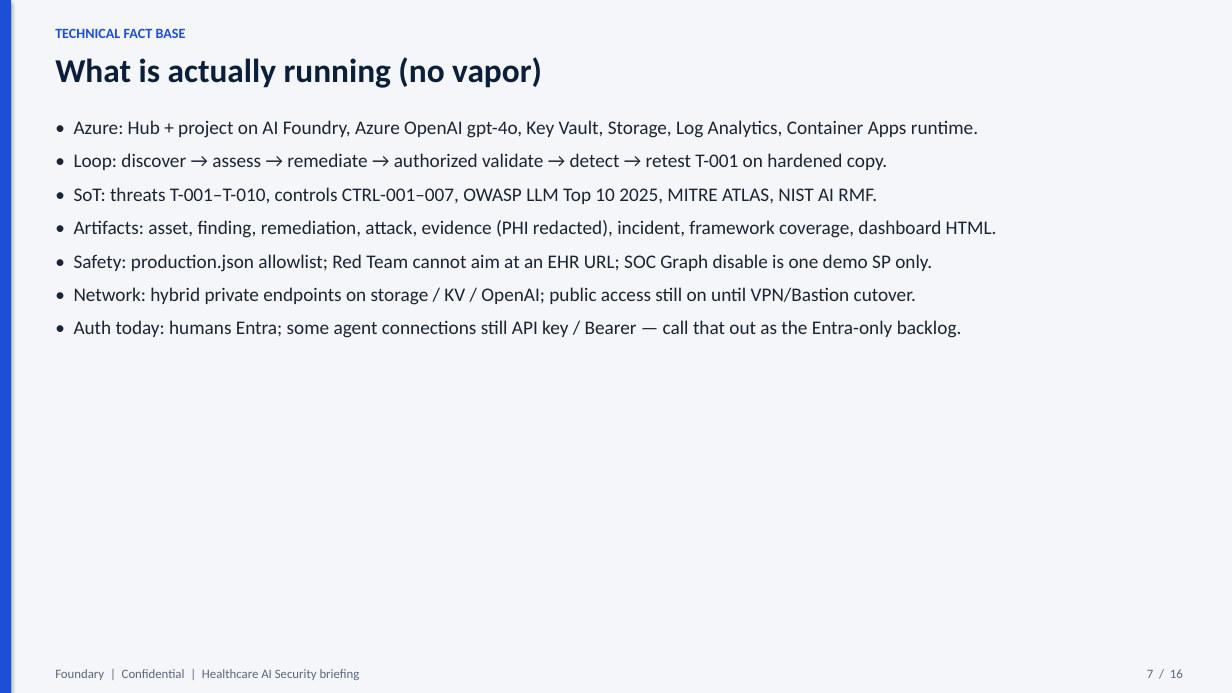
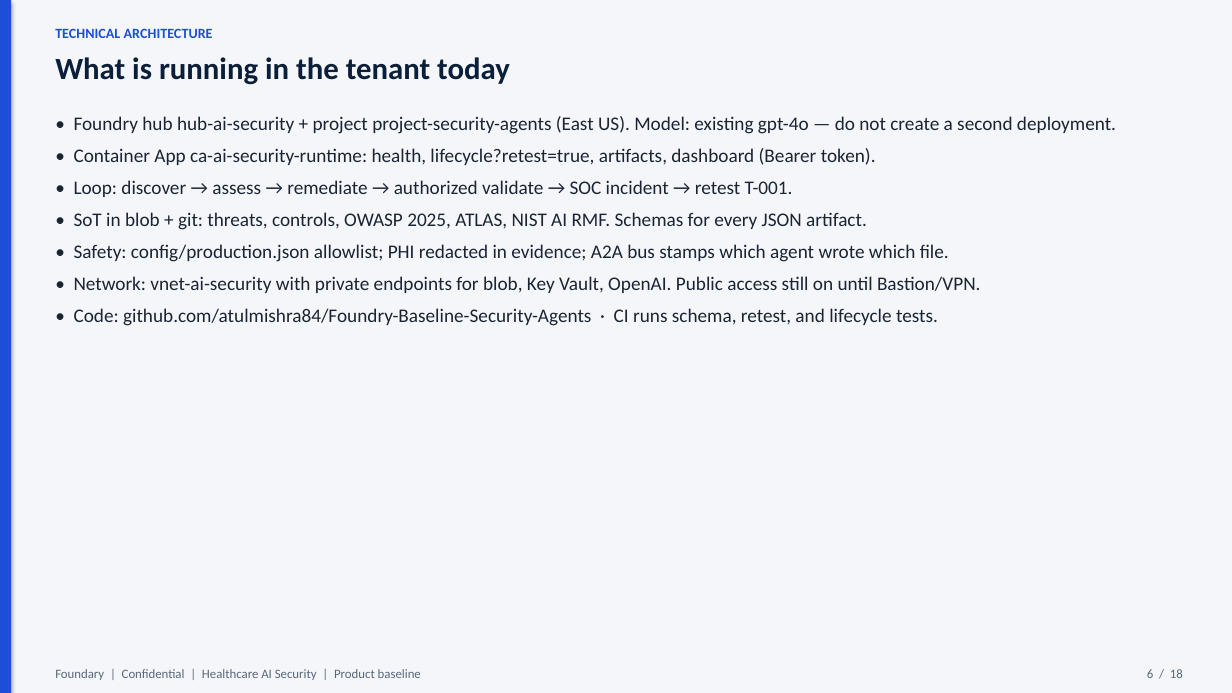
Before and after one commit to atulmishra84/Foundry-Baseline-Security-Agents, a slide deck: slide 6 of docs/Foundary-Healthcare-AI-Security-Brief.pptx (slide 7 before the commit). Drawn at 1232x693 pixels with LibreOffice and Linux fonts; fonts in the diff are those of the drawing. Boxes give left, top, right and bottom in pixels: in the first picture for what was removed or moved away, otherwise in the second. Text is boxed around its words. In the diff, an @@ line names an element or a change of style, - is before the commit and + after.

```diff
--- a/docs/Foundary-Healthcare-AI-Security-Brief.pptx
+++ b/docs/Foundary-Healthcare-AI-Security-Brief.pptx
@@ text at (55, 28, 213, 38): text changed @@
-TECHNICAL FACT BASE
+TECHNICAL ARCHITECTURE
@@ text at (55, 57, 510, 85): text changed; size 26 to 24 pt @@
-What is actually running (no vapor)
+What is running in the tenant today
@@ text at (74, 116, 1116, 326): text changed @@
-• Azure: Hub + project on AI Foundry, Azure OpenAI gpt-4o, Key Vault, Storage, Log Analytics, Container Apps runtime.
-• Loop: discover → assess → remediate → authorized validate → detect → retest T-001 on hardened copy.
-• SoT: threats T-001–T-010, controls CTRL-001–007, OWASP LLM Top 10 2025, MITRE ATLAS, NIST AI RMF.
-• Artifacts: asset, finding, remediation, attack, evidence (PHI redacted), incident, framework coverage, dashboard HTML.
-• Safety: production.json allowlist; Red Team cannot aim at an EHR URL; SOC Graph disable is one demo SP only.
-• Network: hybrid private endpoints on storage / KV / OpenAI; public access still on until VPN/Bastion cutover.
-• Auth today: humans Entra; some agent connections still API key / Bearer — call that out as the Entra-only backlog.
+• Foundry hub hub-ai-security + project project-security-agents (East US). Model: existing gpt-4o — do not create a second deployment.
+• Container App ca-ai-security-runtime: health, lifecycle?retest=true, artifacts, dashboard (Bearer token).
+• Loop: discover → assess → remediate → authorized validate → SOC incident → retest T-001.
+• SoT in blob + git: threats, controls, OWASP 2025, ATLAS, NIST AI RMF. Schemas for every JSON artifact.
+• Safety: config/production.json allowlist; PHI redacted in evidence; A2A bus stamps which agent wrote which file.
+• Network: vnet-ai-security with private endpoints for blob, Key Vault, OpenAI. Public access still on until Bastion/VPN.
+• Code: github.com/atulmishra84/Foundry-Baseline-Security-Agents · CI runs schema, retest, and lifecycle tests.
@@ text at (55, 669, 421, 680): text changed @@
-Foundary | Confidential | Healthcare AI Security briefing
+Foundary | Confidential | Healthcare AI Security | Product baseline
@@ text at (1147, 669, 1183, 678): text changed @@
-7 / 16
+6 / 18
```
Also in this commit, not shown: 11 other slides changed, 6 slides added, 4 slides removed, 36 other files.
